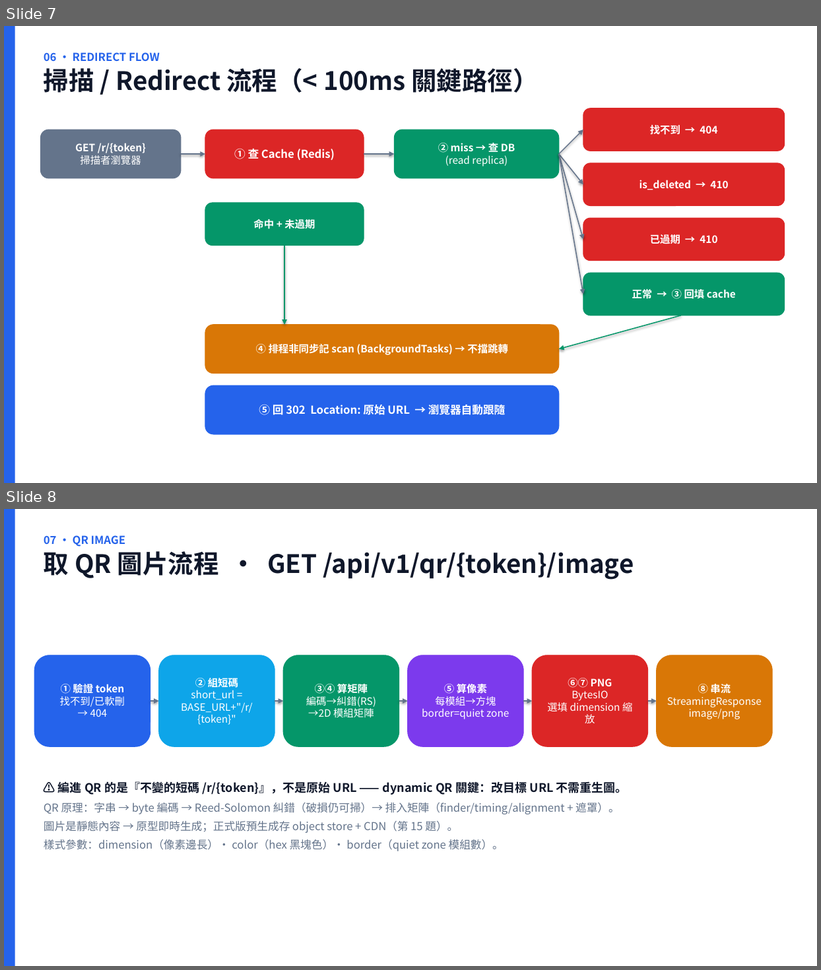
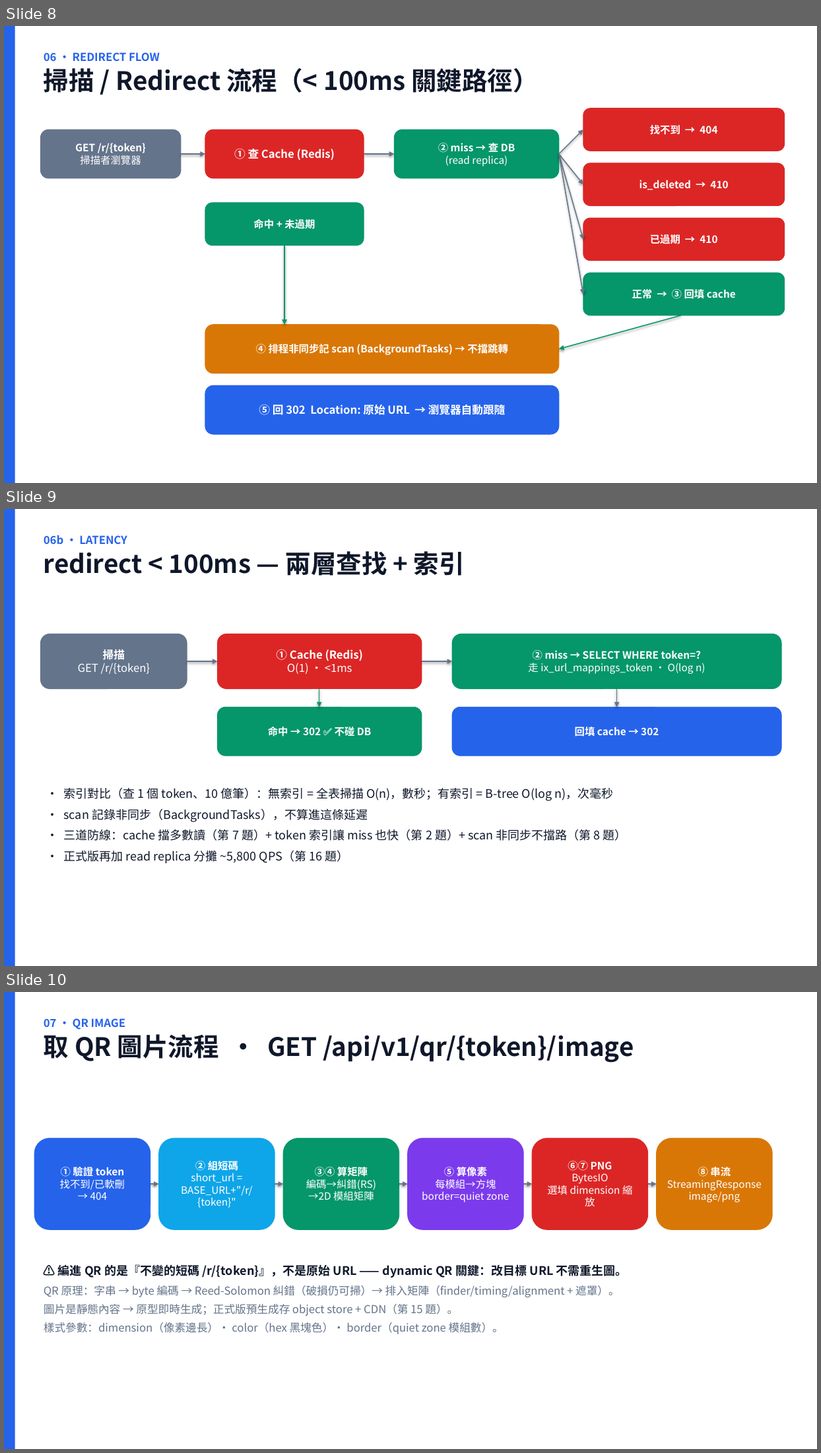
Before and after one commit to scolley31/system-design-demo, a slide deck: QR Code Generator/QR_Code_Generator.pptx. Shown one above the other, each under a label of ours: slides 7 and 8 before the commit, slides 8, 9 and 10 after it. The pictures are 821x970 and 821x1453 pixels, drawn with LibreOffice and Linux fonts; fonts in the diff are those of the drawing. Boxes give left, top, right and bottom in pixels: in the first picture for what was removed or moved away, otherwise in the second. Text is boxed around its words. In the diff, an @@ line names an element or a change of style, - is before the commit and + after.

```diff
--- a/QR Code Generator/QR_Code_Generator.pptx
+++ b/QR Code Generator/QR_Code_Generator.pptx
@@ slide 9 added at <box>4,509,817,966</box>, background #FFFFFF @@
@@ rectangle added at <box>4,509,15,966</box>, fill #2563EB @@
@@ text added at <box>44,535,465,576</box>, 30 pt, text #0F172A, bold @@
+06b · LATENCY
+redirect < 100ms — 兩層查找 + 索引
@@ rounded rectangle added at <box>40,634,187,689</box>, fill #64748B, outline #64748B 0.75 pt, 13 pt, text #FFFFFF @@
+掃描
+GET /r/{token}
@@ rounded rectangle added at <box>217,634,422,689</box>, fill #DC2626, outline #DC2626 0.75 pt, 13 pt, text #FFFFFF, bold @@
+① Cache (Redis)
+O(1) · <1ms
@@ rounded rectangle added at <box>452,634,781,689</box>, fill #059669, outline #059669 0.75 pt, 12 pt, text #FFFFFF @@
+② miss → SELECT WHERE token=?
+走 ix_url_mappings_token · O(log n)
@@ arrow added from (187, 661) to (217, 661), #64748B 1.75 pt @@
@@ arrow added from (422, 661) to (452, 661), #64748B 1.75 pt @@
@@ arrow added from (319, 689) to (319, 707), #059669 1.2 pt @@
@@ arrow added from (617, 689) to (617, 707), #64748B 1.2 pt @@
@@ rounded rectangle added at <box>217,707,422,756</box>, fill #059669, outline #059669 0.75 pt, 12 pt, text #FFFFFF, bold @@
+命中 → 302 ✅ 不碰 DB
@@ rounded rectangle added at <box>452,707,781,756</box>, fill #2563EB, outline #2563EB 0.75 pt, 12 pt, text #FFFFFF, bold @@
+回填 cache → 302
@@ text added at <box>64,788,627,863</box>, 14 pt, text #0F172A @@
+• 索引對比（查 1 個 token、10 億筆）：無索引 = 全表掃描 O(n)，數秒；有索引 = B-tree O(log n)，次毫秒
+• scan 記錄非同步（BackgroundTasks），不算進這條延遲
+• 三道防線：cache 擋多數讀（第 7 題）+ token 索引讓 miss 也快（第 2 題）+ scan 非同步不擋路（第 8 題）
+• 正式版再加 read replica 分攤 ~5,800 QPS（第 16 題）
@@ what was slide 7 is now slide 8 @@
@@ what was slide 8 is now slide 10 @@
```
Also in this commit, not shown: 2 other slides added, 3 other files.
